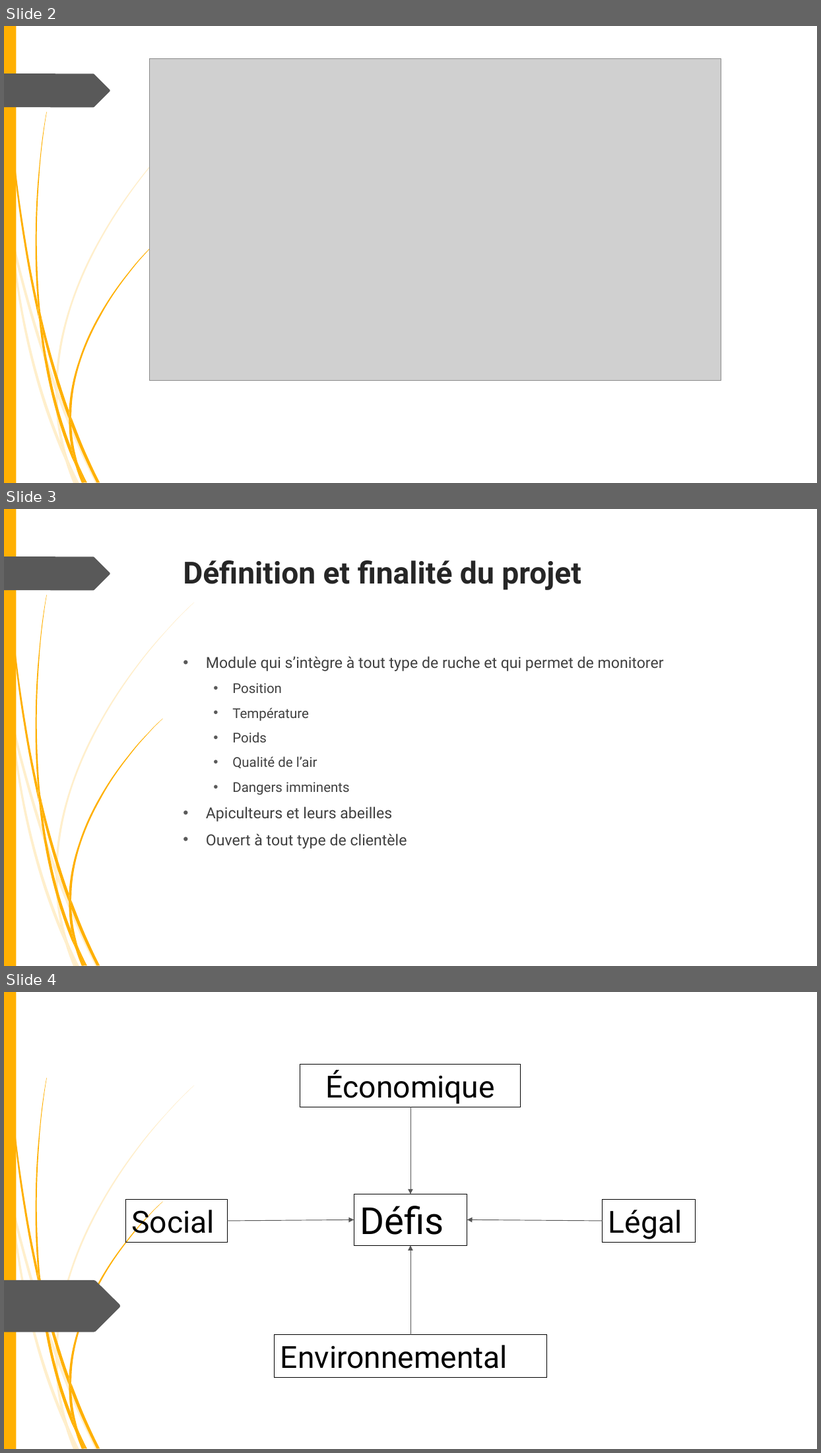
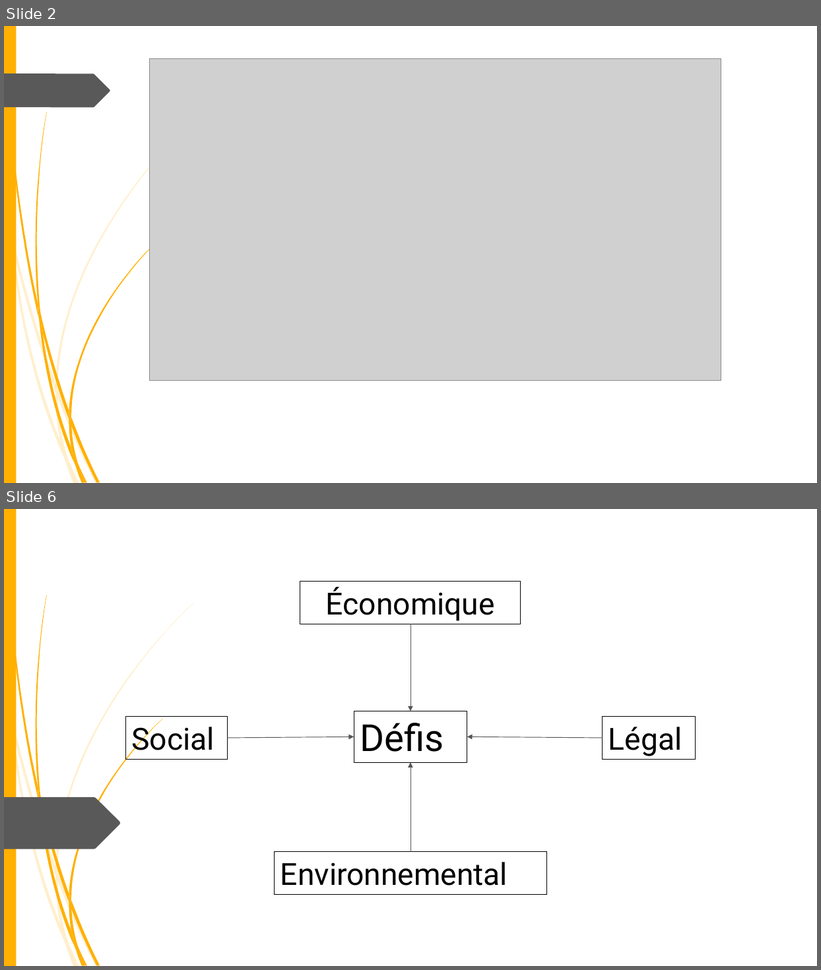
Before and after one commit to fisj2002/Projet_S6_Documentation, a slide deck: Présentation Éthique.pptx. Shown one above the other, each under a label of ours: slides 2, 3 and 4 before the commit, slides 2 and 6 after it; the slides between them are not shown. The pictures are 821x1453 and 821x970 pixels, drawn with LibreOffice and Linux fonts; fonts in the diff are those of the drawing; grey boxes stand for pictures; background and template pictures are left out. Boxes give left, top, right and bottom in pixels: in the first picture for what was removed or moved away, otherwise in the second. Text is boxed around its words. In the diff, an @@ line names an element or a change of style, - is before the commit and + after.

Commit message:
Modification partie définition du projet

```diff
--- a/Présentation Éthique.pptx
+++ b/Présentation Éthique.pptx
@@ slide 3 removed at [4, 509, 817, 966], background #FFFFFF; not listed: 24 template elements that a slide beside it also shows @@
@@ title removed at [183, 560, 582, 590] @@
-Définition et finalité du projet
@@ text removed at [206, 656, 664, 849] @@
-• Module qui s’intègre à tout type de ruche et qui permet de monitorer
-  • Position
-  • Température
-  • Poids
-  • Qualité de l’air
-  • Dangers imminents
-• Apiculteurs et leurs abeilles
-• Ouvert à tout type de clientèle
@@ what was slide 4 is now slide 6 @@
```
Also in this commit, not shown: 1 slide added.
